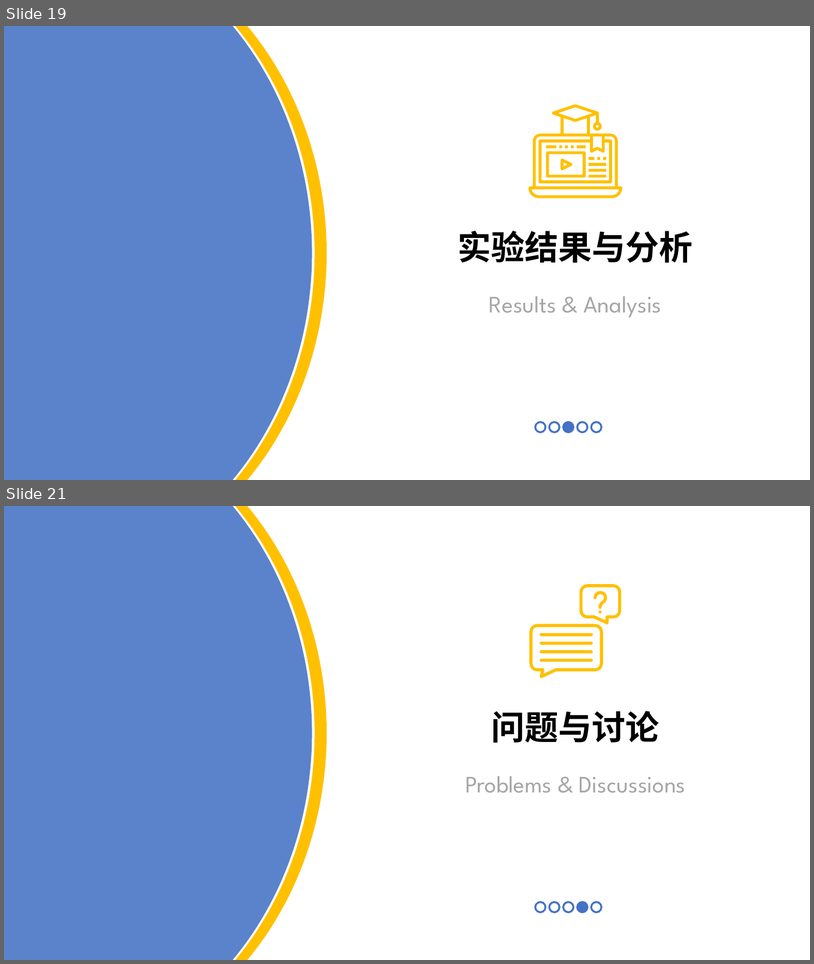
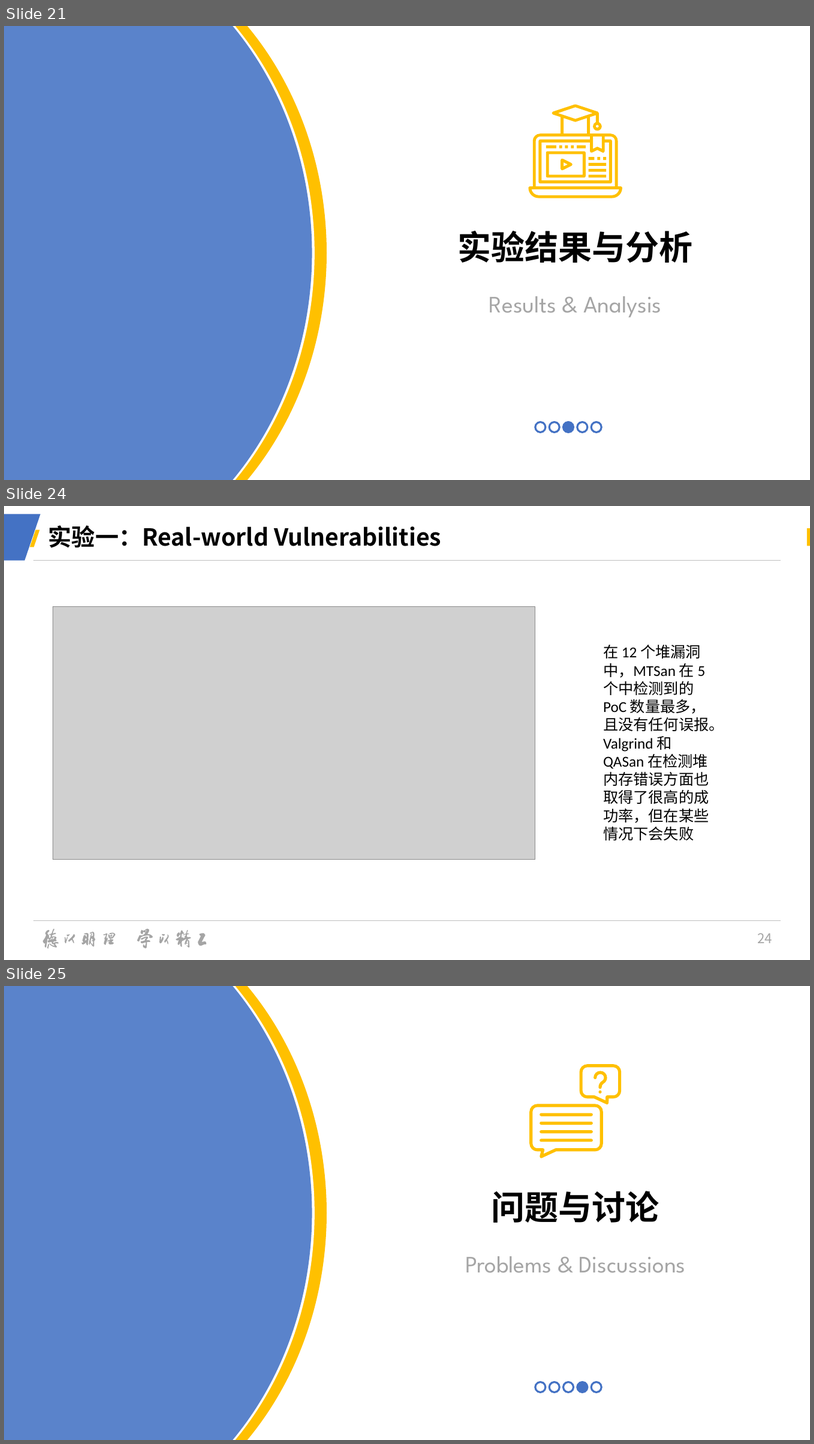
Before and after one commit to CaptainRhett/MTSan, a slide deck: MTSan_ywh.pptx. Shown one above the other, each under a label of ours: slides 19 and 21 before the commit, slides 21, 24 and 25 after it; the slides between them are not shown. The pictures are 814x964 and 814x1444 pixels, drawn with LibreOffice and Linux fonts; fonts in the diff are those of the drawing; grey boxes stand for pictures; background and template pictures are left out. Boxes give left, top, right and bottom in pixels: in the first picture for what was removed or moved away, otherwise in the second. Text is boxed around its words. In the diff, an @@ line names an element or a change of style, - is before the commit and + after.

```diff
--- a/MTSan_ywh.pptx
+++ b/MTSan_ywh.pptx
@@ slide 24 added at [4,506,810,960], background #FFFFFF @@
@@ freeform shape added at [4,514,40,560], fill #4472C4 @@
@@ freeform shape added at [32,531,38,546], fill #FFC000, outline #FFC000 3 pt @@
@@ title added at [48,525,441,548], 28 pt, text #000000, bold @@
+实验一：Real-world Vulnerabilities
@@ rectangle added at [807,528,810,546], fill #FFC000 @@
@@ line added from (33, 561) to (782, 561), #BFBFBF 0.5 pt @@
@@ picture added at [53,606,535,859] @@
@@ text added at [603,645,725,840], 18 pt, text #000000 @@
+在 12 个堆漏洞中，MTSan 在 5 个中检测到的 PoC 数量最多，且没有任何误报。Valgrind 和 QASan 在检测堆内存错误方面也取得了很高的成功率，但在某些情况下会失败
@@ line added from (33, 921) to (782, 921), #BFBFBF 0.5 pt @@
@@ group added at [43,928,207,948]: 16 freeform shapes @@
@@ page number added at [758,933,773,943], 16 pt, text #A5A5A5 @@
+24
@@ what was slide 19 is now slide 21 @@
@@ what was slide 21 is now slide 25 @@
```
Also in this commit, not shown: 3 slides changed, 5 other slides added, 2 slides removed, 15 other files.
